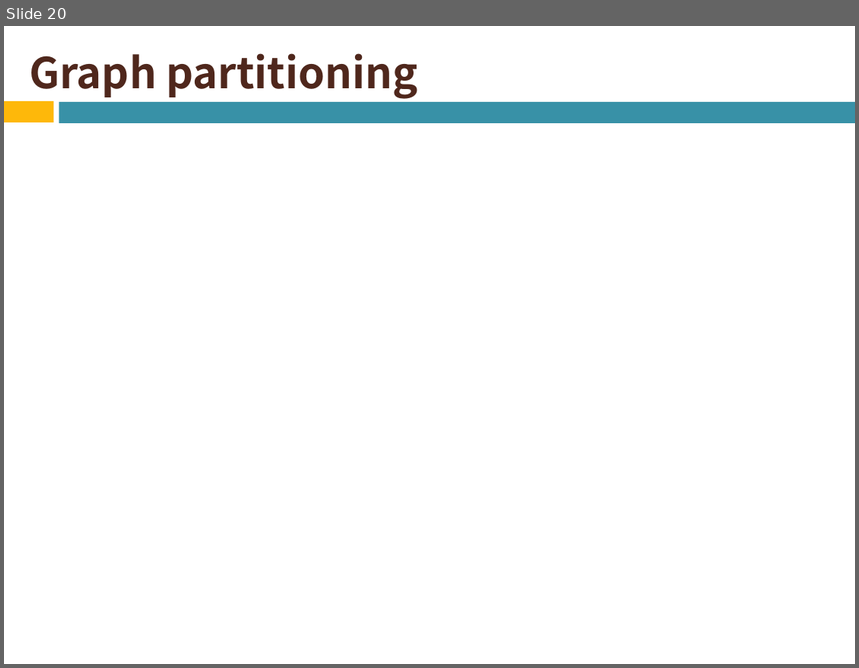
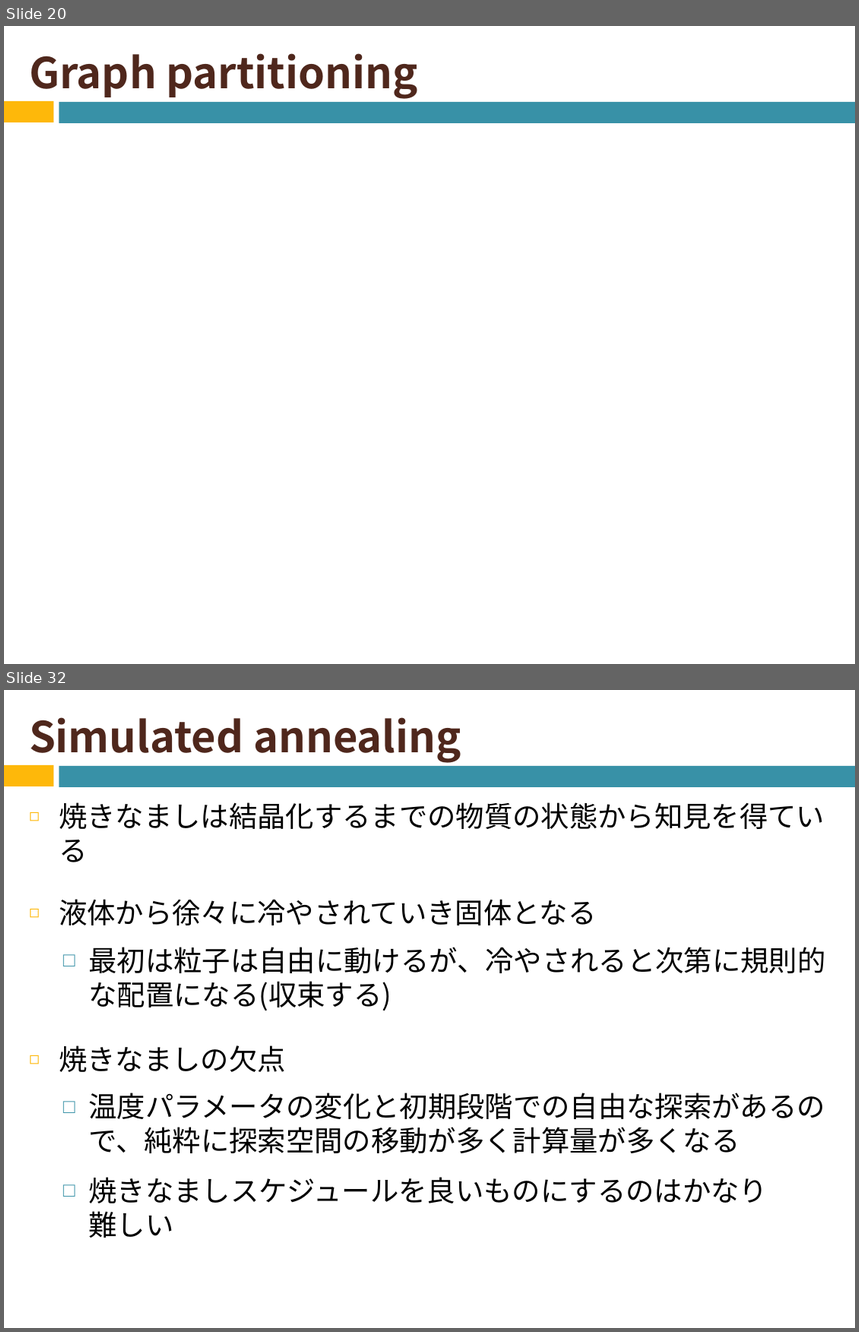
Before and after one commit to naruse-takamasa/seminar, a slide deck: slide/CopingWithNPCompleteness2.potx. Shown one above the other, each under a label of ours: slide 20 before the commit, slides 20 and 32 after it; the slides between them are not shown. The pictures are 859x668 and 859x1332 pixels, drawn with LibreOffice and Linux fonts; fonts in the diff are those of the drawing; grey boxes stand for pictures. Boxes give left, top, right and bottom in pixels: in the first picture for what was removed or moved away, otherwise in the second. Text is boxed around its words. In the diff, an @@ line names an element or a change of style, - is before the commit and + after.

Commit message:
random と焼きなましのスライド追加

```diff
--- a/slide/CopingWithNPCompleteness2.potx
+++ b/slide/CopingWithNPCompleteness2.potx
@@ slide 32 added at (4, 690, 855, 1328), background #FFFFFF; not listed: 2 template elements that a slide beside it also shows @@
@@ title added at (29, 717, 462, 763), 36 pt, text #4F271C, bold @@
+Simulated annealing
@@ text added at (59, 802, 826, 1238), 24 pt, text #000000 @@
+◻ 焼きなましは結晶化するまでの物質の状態から知見を得ている
+◻ 液体から徐々に冷やされていき固体となる
+  □ 最初は粒子は自由に動けるが、冷やされると次第に規則的な配置になる(収束する)
+◻ 焼きなましの欠点
+  □ 温度パラメータの変化と初期段階での自由な探索があるので、純粋に探索空間の移動が多く計算量が多くなる
+  □ 焼きなましスケジュールを良いものにするのはかなり
+    難しい
```
Also in this commit, not shown: 12 other slides added.
